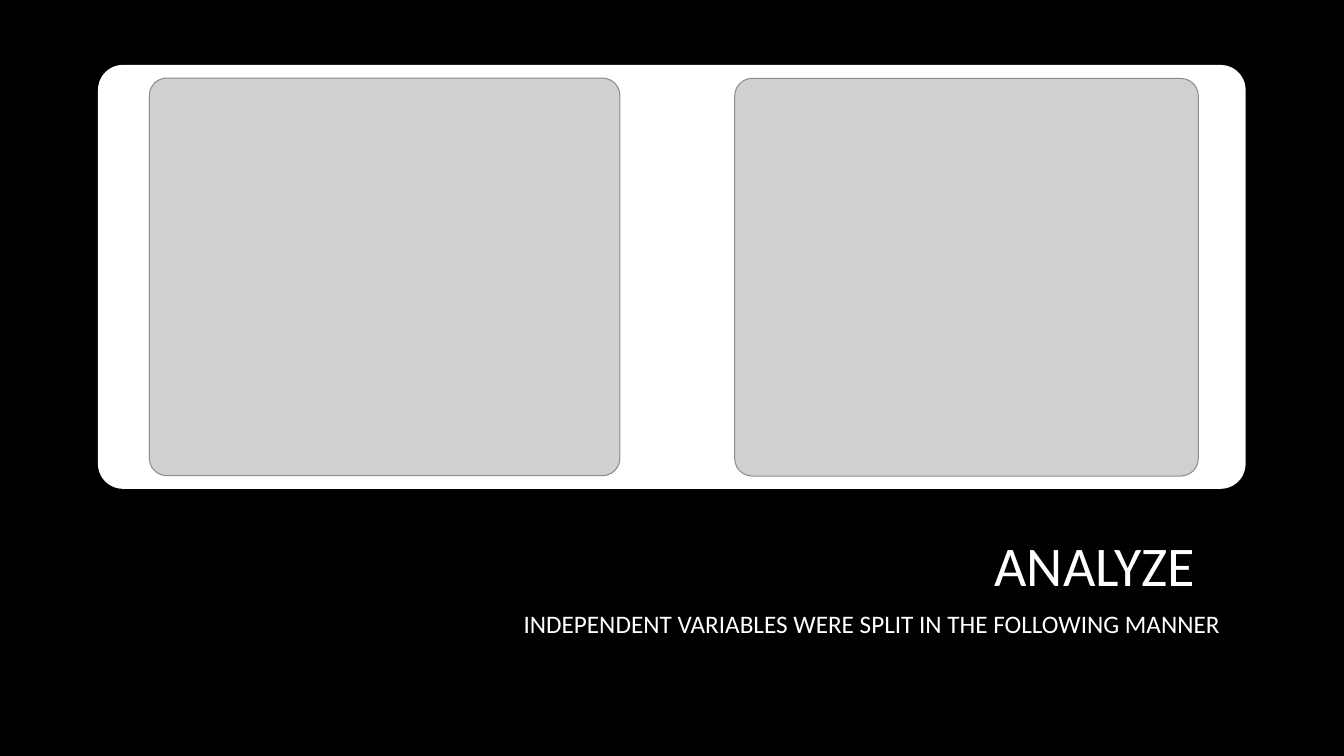
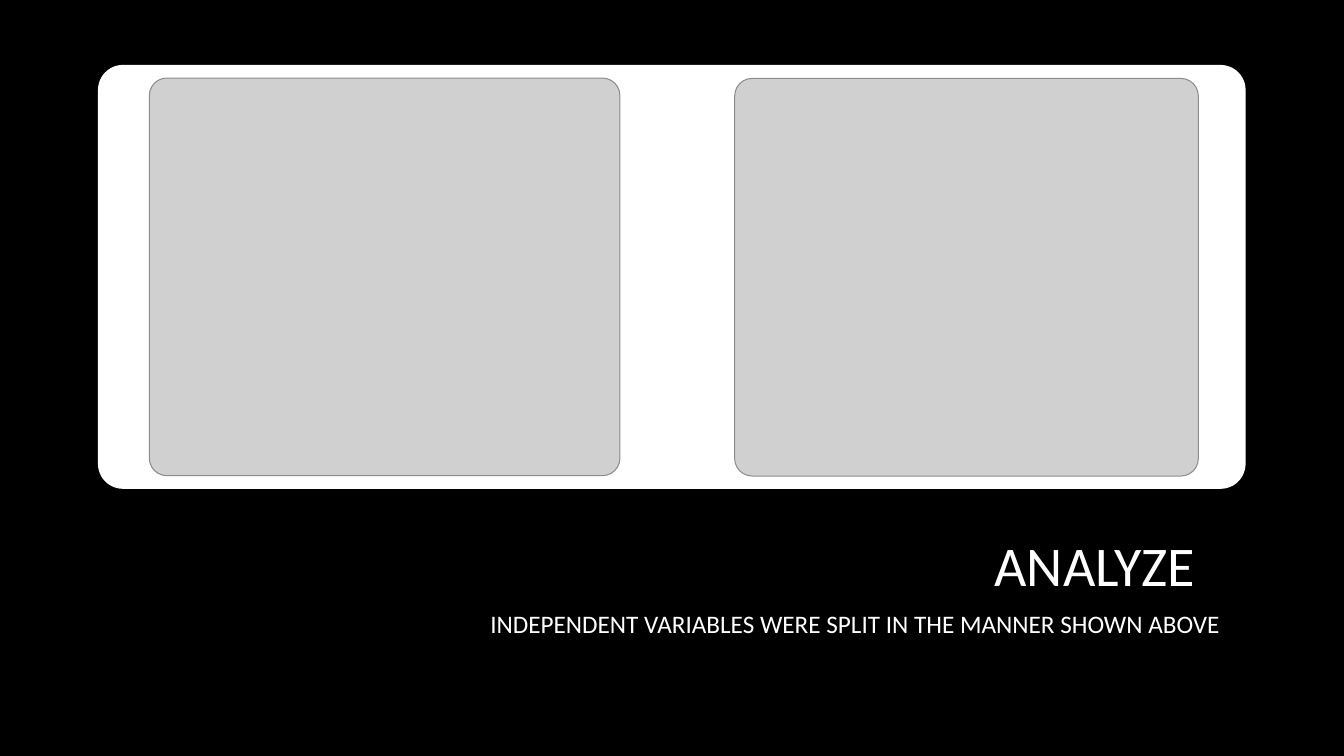
Before and after one commit to danlagos/ANA500-Week-3, a slide deck: slide 33 of Depression and Poverty.pptx. Drawn at 1344x756 pixels with LibreOffice and Linux fonts; fonts in the diff are those of the drawing; grey boxes stand for pictures; background and template pictures are left out. Boxes give left, top, right and bottom in pixels: in the first picture for what was removed or moved away, otherwise in the second. Text is boxed around its words. In the diff, an @@ line names an element or a change of style, - is before the commit and + after.

```diff
--- a/Depression and Poverty.pptx
+++ b/Depression and Poverty.pptx
@@ text at [490,616,1219,633]: text changed @@
-INDEPENDENT VARIABLES WERE SPLIT IN THE FOLLOWING MANNER
+INDEPENDENT VARIABLES WERE SPLIT IN THE MANNER SHOWN ABOVE
```
Also in this commit, not shown: 8 other slides changed, 1 slide added, 2 other files.
